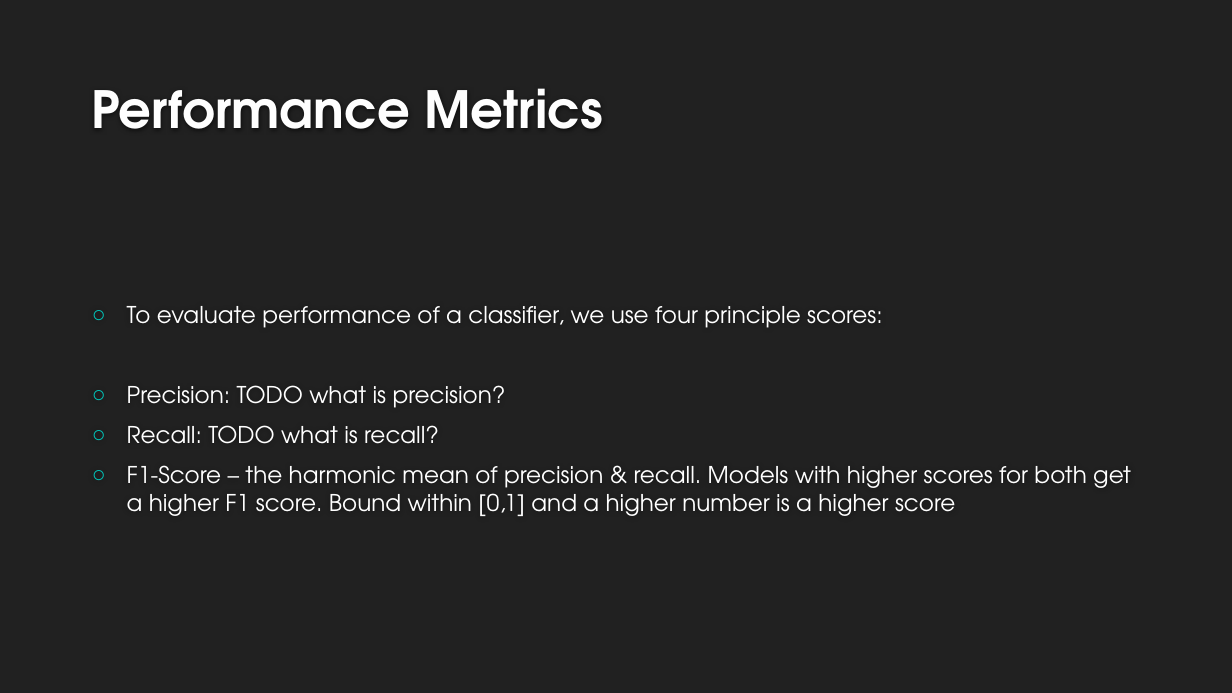
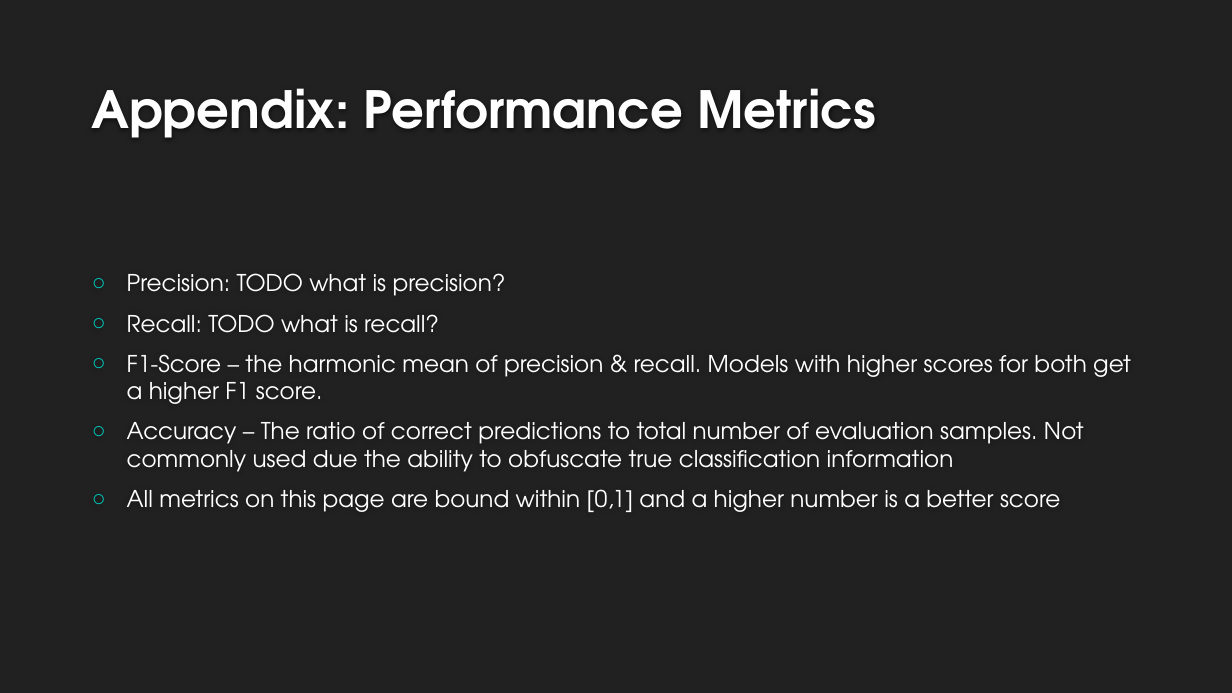
Before and after one commit to landonbuell/Buell-Masters-Project, a slide deck: slide 29 of milestones/BUELL_ENGR6970_Milestone04.pptx (slide 21 before the commit). Drawn at 1232x693 pixels with LibreOffice and Linux fonts; fonts in the diff are those of the drawing; background and template pictures are left out. Boxes give left, top, right and bottom in pixels: in the first picture for what was removed or moved away, otherwise in the second. Text is boxed around its words. In the diff, an @@ line names an element or a change of style, - is before the commit and + after.

Commit message:
added precision & recall scores to deck

```diff
--- a/milestones/BUELL_ENGR6970_Milestone04.pptx
+++ b/milestones/BUELL_ENGR6970_Milestone04.pptx
@@ title at (x1=91, y1=88, x2=876, y2=138): text changed @@
-Performance Metrics
+Appendix: Performance Metrics
@@ text at (x1=127, y1=306, x2=883, y2=328): paragraph removed @@
-○ To evaluate performance of a classifier, we use four principle scores:
@@ text at (x1=127, y1=354, x2=1131, y2=512): text changed @@
-○ F1-Score – the harmonic mean of precision & recall. Models with higher scores for both get a higher F1 score. Bound within [0,1] and a higher number is a higher score
+○ F1-Score – the harmonic mean of precision & recall. Models with higher scores for both get a higher F1 score.
+○ Accuracy – The ratio of correct predictions to total number of evaluation samples. Not commonly used due the ability to obfuscate true classification information
+○ All metrics on this page are bound within [0,1] and a higher number is a better score
```
Also in this commit, not shown: 12 other slides changed, 5 slides added, 2 other files.
